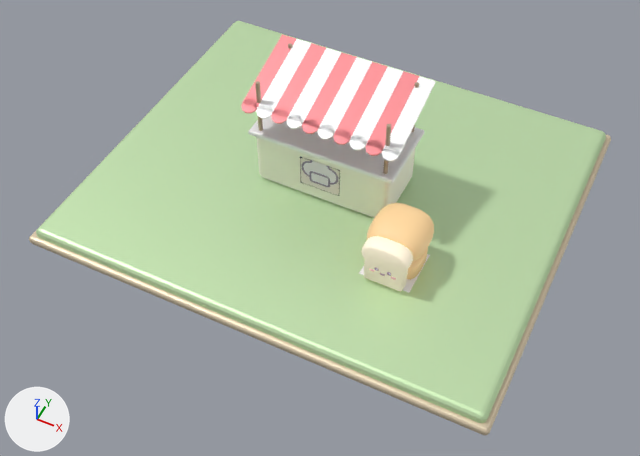
One commit to the glTF model game/art/models/buildings/restaurant/building_restaurant_L01.glb: the scene before it, then after it.
Rendered twice from a camera (50 mm lens) standing at (15.4, -32.8, 36.1) and looking at (0.8, -3.6, -0.3). Arrows for +X, +Y and +Z are at lower left; the lights stay in place. The older version comes first. Where no turn or scale is listed for an object, it has been applied to the vertices.
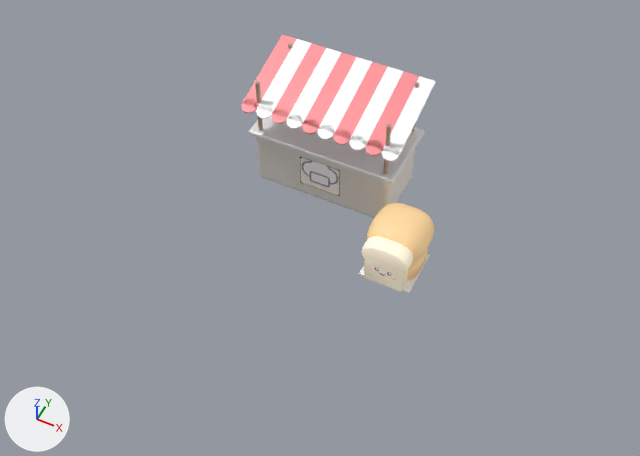
Location of each change, (x1, y1, x2, y2) in pixels of the pictures (640 x 456 px):
```json
{"object": "Mesh_14", "change": "deleted", "before": [36, 21, 606, 423], "on screen": "green"}
{"object": "Mesh_15", "change": "deleted", "before": [29, 26, 611, 435]}
```

Edits to the scene script, one JSON object a line:
```json
{"op": "remove", "block": "ob_mesh_14", "code": ["ob_mesh_14 = bpy.data.objects.new('Mesh_14', me_mesh_14)", "ob_mesh_14.location = (0.0, 0.0, 0.0)"]}
{"op": "remove", "block": "ob_mesh_15", "code": ["ob_mesh_15 = bpy.data.objects.new('Mesh_15', me_mesh_15)", "ob_mesh_15.location = (0.0, 0.0, 0.0)"]}
```
